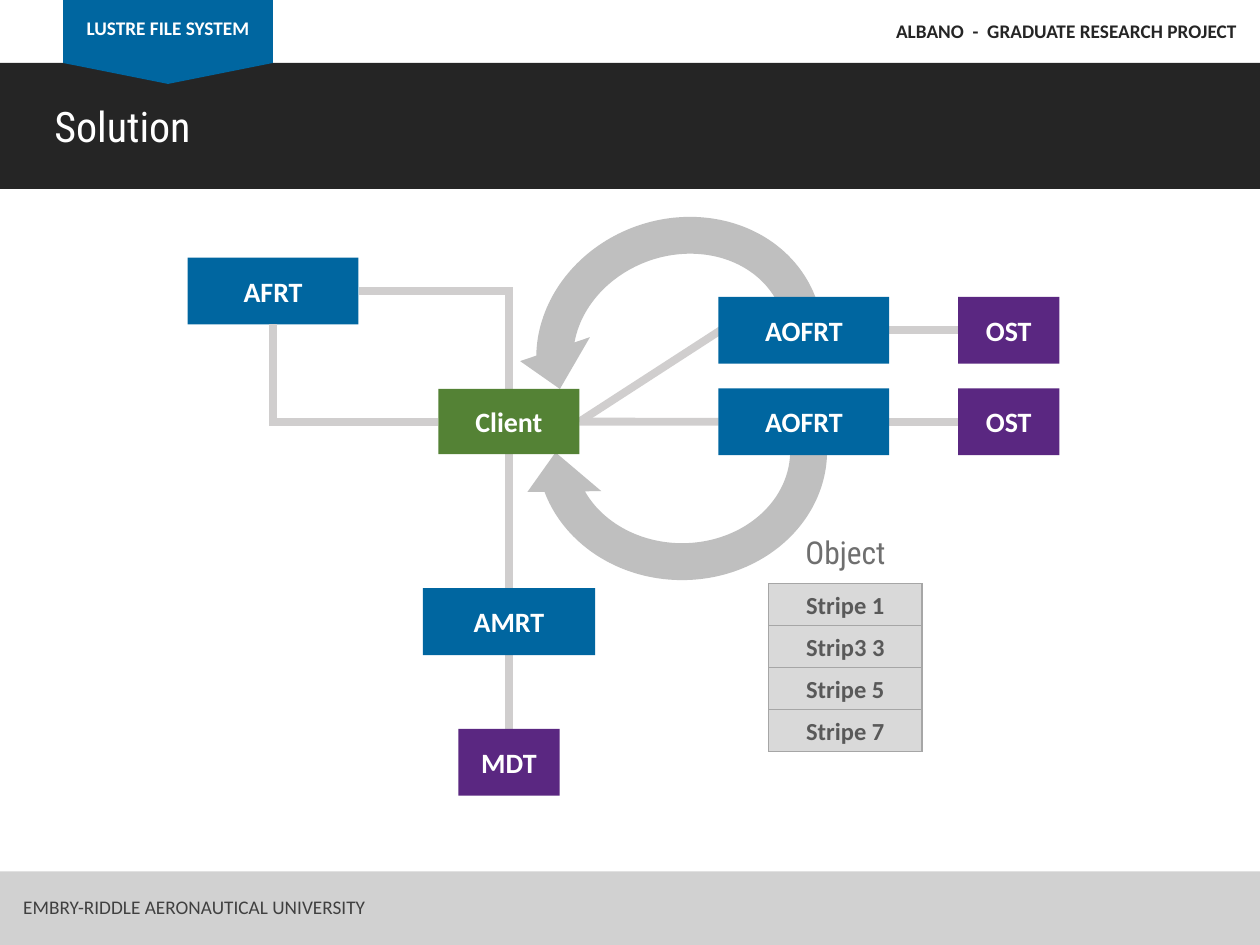
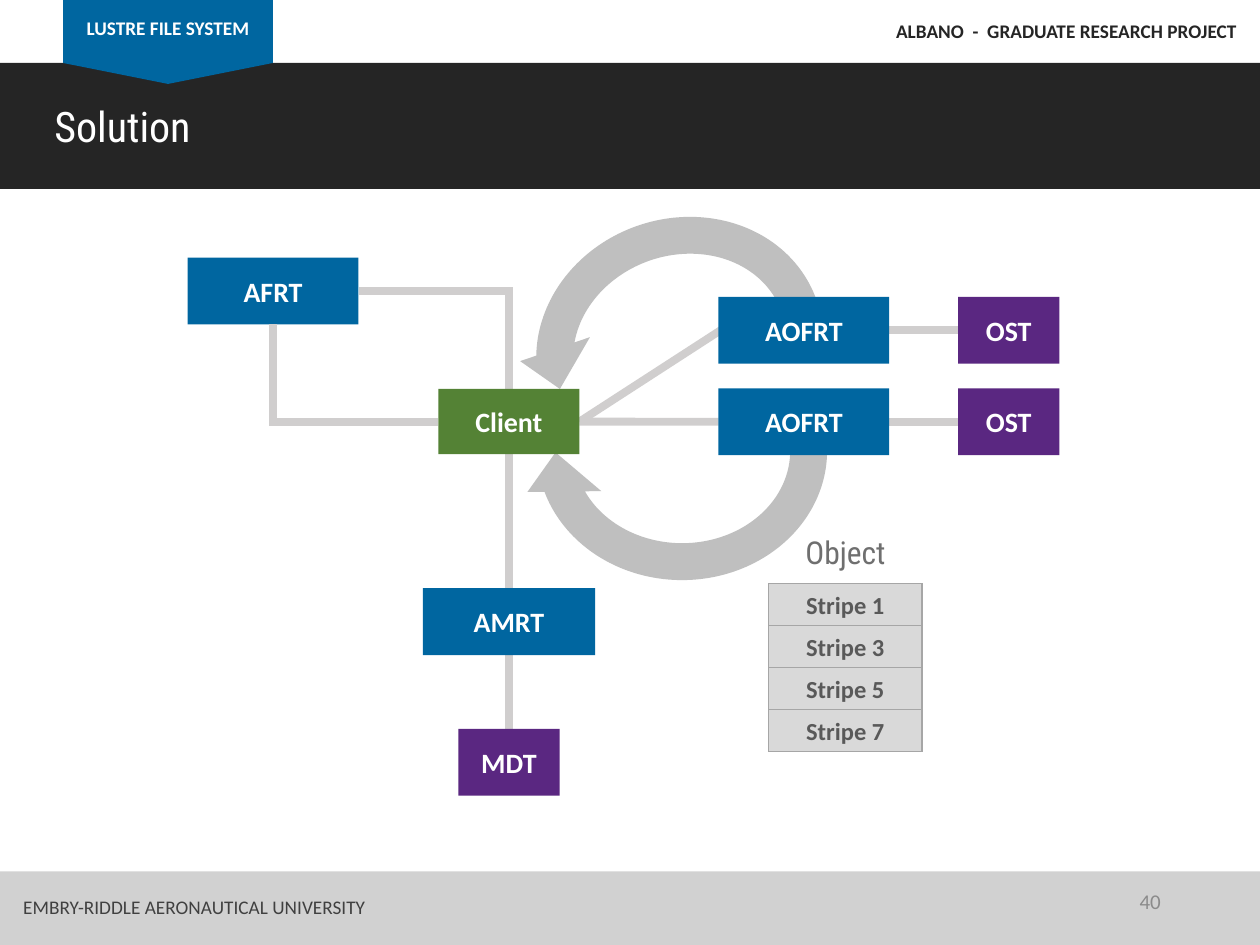
Before and after one commit to albanoj2/grp, a slide deck: slide 40 of docs/Albano_GRP_presentation.pptx. Drawn at 1260x945 pixels with LibreOffice and Linux fonts; fonts in the diff are those of the drawing. Boxes give left, top, right and bottom in pixels: in the first picture for what was removed or moved away, otherwise in the second. Text is boxed around its words. In the diff, an @@ line names an element or a change of style, - is before the commit and + after.

```diff
--- a/docs/Albano_GRP_presentation.pptx
+++ b/docs/Albano_GRP_presentation.pptx
@@ text in rectangle at (806,639,884,660): text changed @@
-Strip3 3
+Stripe 3
@@ page number added at (1140,895,1161,909), 12 pt, text #8C8C8C @@
+40
```
Also in this commit, not shown: 60 other slides changed, 26 other files.
